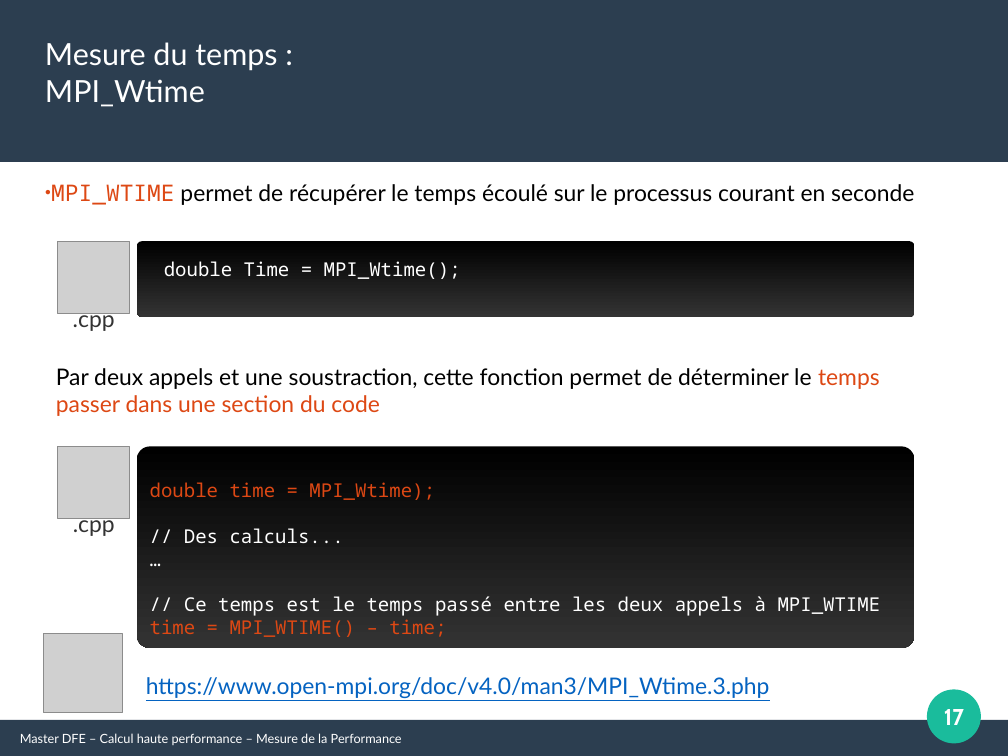
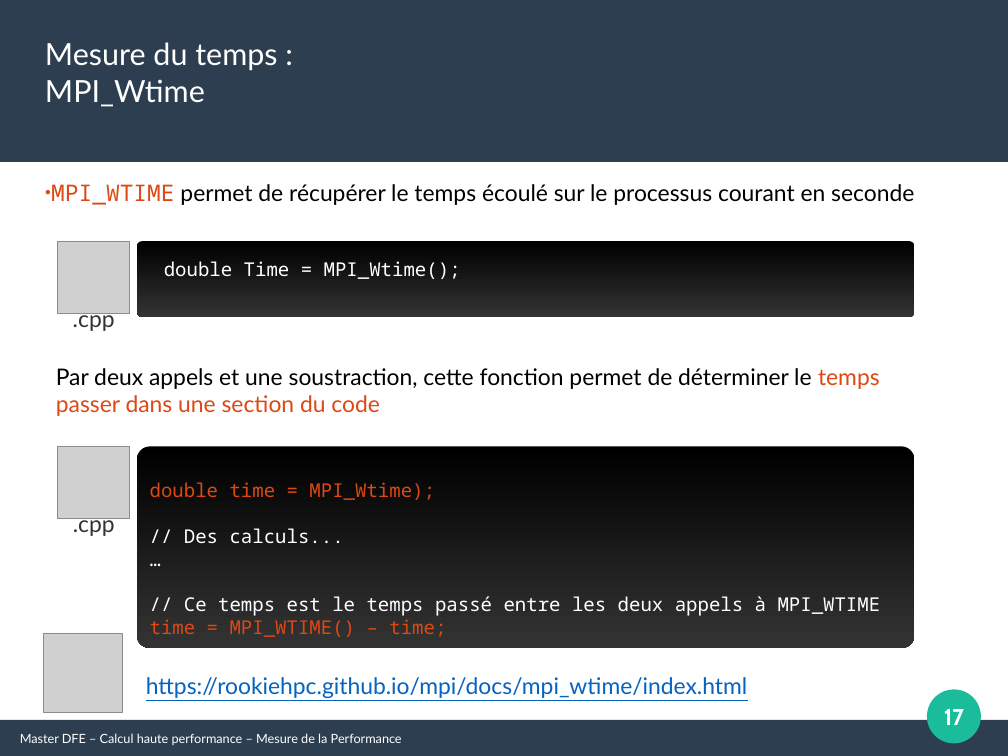
Before and after one commit to Maison-de-la-Simulation/HPC-DFE-Paris-Saclay, a slide deck: slide 17 of support/mesure_performance.pptx. Drawn at 1008x756 pixels with LibreOffice and Linux fonts; fonts in the diff are those of the drawing; grey boxes stand for pictures. Boxes give left, top, right and bottom in pixels: in the first picture for what was removed or moved away, otherwise in the second. Text is boxed around its words. In the diff, an @@ line names an element or a change of style, - is before the commit and + after.

```diff
--- a/support/mesure_performance.pptx
+++ b/support/mesure_performance.pptx
@@ text at bbox=[146, 677, 748, 698]: text changed @@
-https://www.open-mpi.org/doc/v4.0/man3/MPI_Wtime.3.php
+https://rookiehpc.github.io/mpi/docs/mpi_wtime/index.html
```
Also in this commit, not shown: 7 other slides changed, 1 other file.
